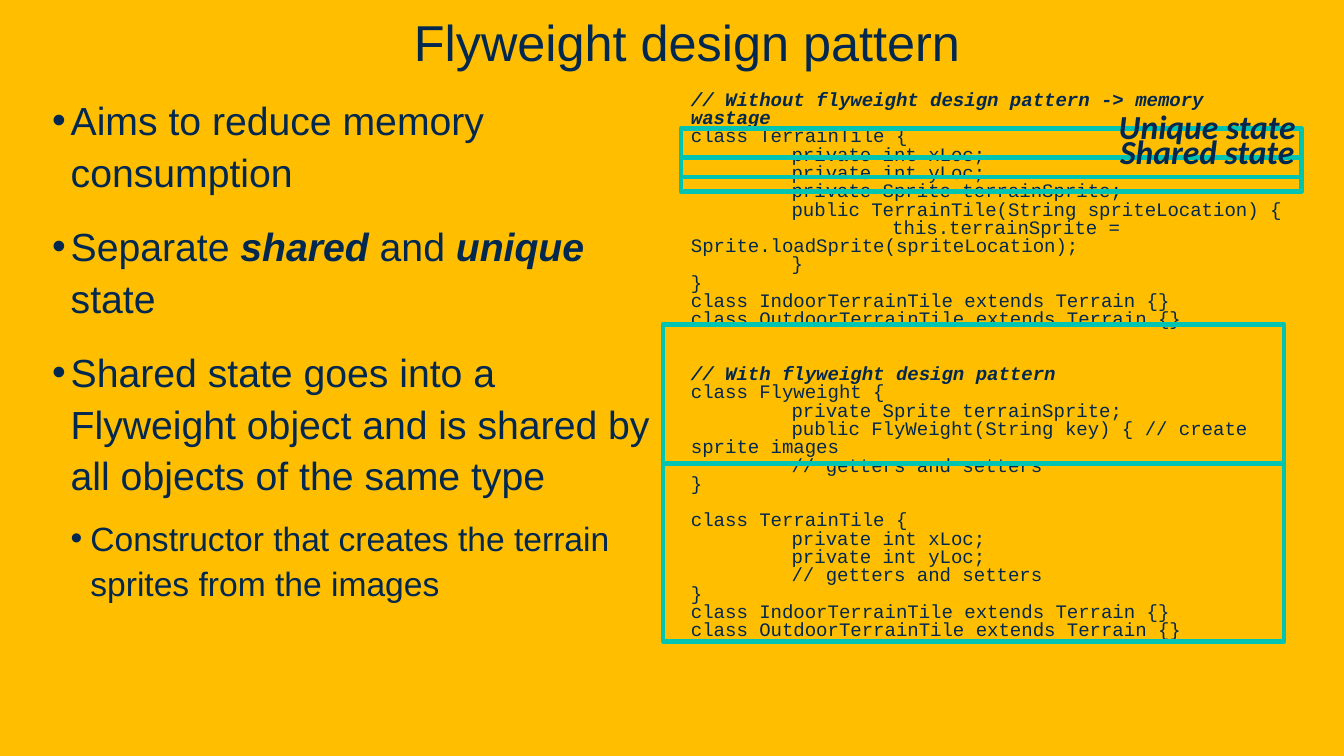
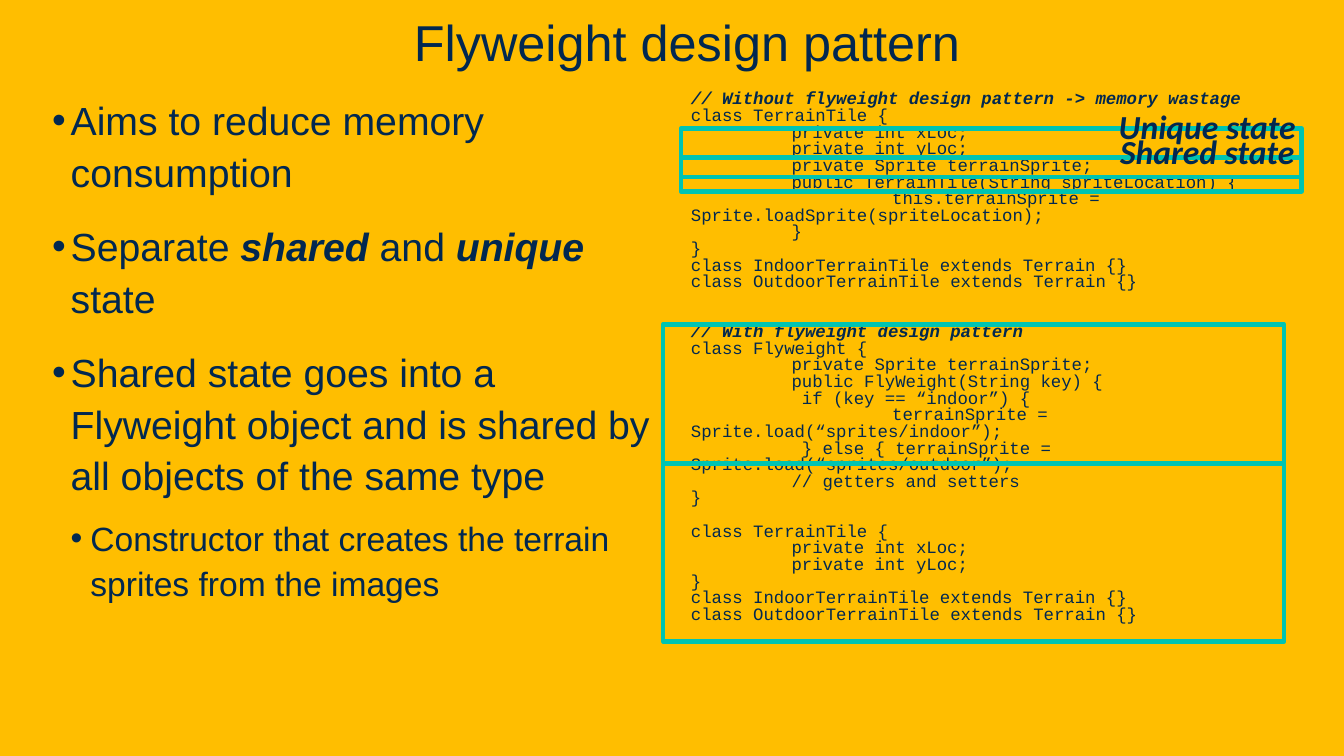
Before and after one commit to davsec-teaching/ECS160-Winter2025, a slide deck: slide 83 of slides/8_design_patterns.pptx (slide 84 before the commit). Drawn at 1344x756 pixels with LibreOffice and Linux fonts; fonts in the diff are those of the drawing; background and template pictures are left out. Boxes give left, top, right and bottom in pixels: in the first picture for what was removed or moved away, otherwise in the second. Text is boxed around its words. In the diff, an @@ line names an element or a change of style, - is before the commit and + after.

```diff
--- a/slides/8_design_patterns.pptx
+++ b/slides/8_design_patterns.pptx
@@ text at bbox=[691, 92, 1241, 621]: size 13.6 to 12.4 pt in "// Without flyweight design pattern -> memory ...", "class TerrainTile {", "private int xLoc;", "private int yLoc;" and 17 more places @@
@@ text at bbox=[691, 375, 1083, 476]: text changed; size 13.6 to 12.4 pt @@
-public FlyWeight(String key) { // create sprite images
+public FlyWeight(String key) {
+if (key == “indoor”) {
+terrainSprite = Sprite.load(“sprites/indoor”);
+} else { terrainSprite = Sprite.load(“sprites/outdoor”);
@@ text at bbox=[826, 568, 1042, 585]: paragraph removed @@
-// getters and setters
```
Also in this commit, not shown: 10 other slides changed, 2 slides added, 1 slide removed, 1 other file.
